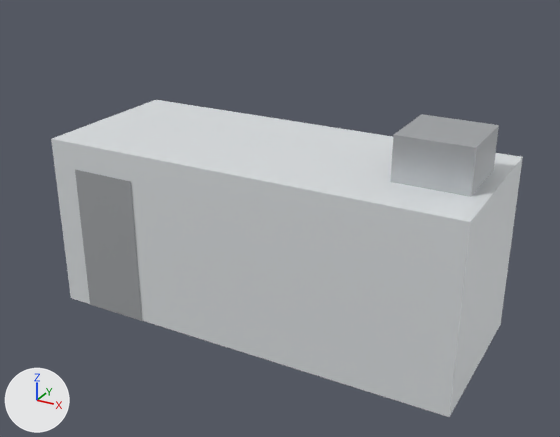
Renders of the glTF model unreal/MappingSaintDenis/Content/Import/Elements/SM_Regie.glb from each side of a commit.
One viewpoint serves both versions: a 50 mm camera at (4.93, -8.93, 5.99) aimed at (0.34, -0.59, 1.82). Lighting does not change. The marker at lower left points along +X, +Y and +Z. The picture after the commit comes second.

The first picture shows 'SM_Regie_0', 'SM_Regie_1', 'SM_Regie_3'.
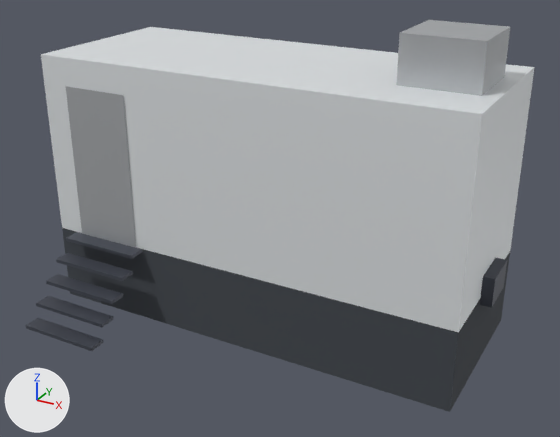
Boxes (x1, y1, x2, y2) around the edits, measured in the pictures (560 x 437 px):
'SM_Regie_18', added: after (41, 27, 535, 332)
'SM_Regie_0', recoloured, moved, rescaled (white to dark grey): before (51, 100, 523, 417); after (62, 228, 510, 412)
'SM_Regie_19', added: after (66, 86, 136, 248)
'SM_Regie_1', reshaped (not visible afterwards): before (75, 170, 142, 321)
'SM_Regie_21', added: after (396, 20, 510, 96)
'SM_Regie_17', added: after (25, 318, 103, 351)
'SM_Regie_16', added: after (36, 296, 113, 327)
'SM_Regie_15', added: after (46, 274, 123, 304)
'SM_Regie_14', added: after (56, 253, 133, 281)
'SM_Regie_23', added: after (480, 258, 507, 308)
'SM_Regie_13', added: after (66, 232, 142, 259)
part 3 of me_sm_regie_3, deleted: before (390, 114, 499, 197)

Diff of the bpy script that builds the scene:
```diff
--- a/unreal/MappingSaintDenis/Content/Import/Elements/SM_Regie.glb.py
+++ b/unreal/MappingSaintDenis/Content/Import/Elements/SM_Regie.glb.py
@@ me_sm_regie_0 @@
-me_sm_regie_0.from_pydata(...)  # 8 vertices, 12 faces; spans x -3.03..3.03, y -1.22..1.22, z 0.0..2.59
-me_sm_regie_0.materials.append(mat_m_regie)  # white #ecf0f2
+me_sm_regie_0.from_pydata(...)  # 8 vertices, 12 faces; spans x -3.03..3.03, y -1.22..1.22, z 0.08..1.2
+# me_sm_regie_0 part 1: the whole mesh is scaled about its middle by (1, 1, 0.432), then moved by (0.0, 0.0, -0.65)
+me_sm_regie_0.materials.append(mat_m_jupe)  # dark grey #40454b
@@ me_sm_regie_1 @@
-me_sm_regie_1.from_pydata(...)  # 4 vertices, 2 faces; spans x -2.63..-1.63, y -1.23, z 0.0..2.2
+me_sm_regie_1.from_pydata(...)  # 18 vertices, 32 faces; spans x -2.77..-2.69, y 0.88..0.95, z 0.0..1.2
+# me_sm_regie_1 part 2: 4 vertices removed from x -2.63..-1.63, y -1.23, z 0.0..2.2
+# other edits to the shape of me_sm_regie_1 do not show in these pictures
 me_sm_regie_1.materials.append(mat_m_inox)
@@ me_sm_regie_3 @@
-me_sm_regie_3.from_pydata(...)  # 8 vertices, 12 faces; spans x 1.83..2.83, y -0.5..0.5, z 2.59..3.19
+me_sm_regie_3.from_pydata(...)  # 18 vertices, 32 faces; spans x -1.765..-1.695, y 0.885..0.955, z 0.0..1.2
+# me_sm_regie_3 part 3: 8 vertices removed from x 1.83..2.83, y -0.5..0.5, z 2.59..3.19
+# other edits to the shape of me_sm_regie_3 do not show in these pictures
 me_sm_regie_3.materials.append(mat_m_inox)
@@ me_sm_regie_19 @@
+me_sm_regie_19.from_pydata([(-2.63, -1.23, 1.2), (-1.63, -1.23, 1.2), (-1.63, -1.23, 3.4), (-2.63, -1.23, 3.4)], [], [(0, 1, 2), (0, 2, 3)])
+me_sm_regie_19.materials.append(mat_m_inox)  # light grey #c4c7ca
@@ ob_sm_regie_23 @@
+ob_sm_regie_23 = bpy.data.objects.new('SM_Regie_23', me_sm_regie_23)  # a box spanning x 2.88..3.18, y -0.3..0.3, z 1.1..1.5; in mat_m_noir (greyish blue #4b4f5a)
+ob_sm_regie_23.location = (0.0, 0.0, 0.0)
@@ ob_sm_regie_21 @@
+ob_sm_regie_21 = bpy.data.objects.new('SM_Regie_21', me_sm_regie_21)  # a box spanning x 1.83..2.83, y -0.5..0.5, z 3.79..4.39; in mat_m_inox (light grey #c4c7ca)
+ob_sm_regie_21.location = (0.0, 0.0, 0.0)
@@ ob_sm_regie_19 @@
+ob_sm_regie_19 = bpy.data.objects.new('SM_Regie_19', me_sm_regie_19)
+ob_sm_regie_19.location = (0.0, 0.0, 0.0)
@@ ob_sm_regie_18 @@
+ob_sm_regie_18 = bpy.data.objects.new('SM_Regie_18', me_sm_regie_18)  # a box spanning x -3.03..3.03, y -1.22..1.22, z 1.2..3.79; in mat_m_regie (white #ecf0f2)
+ob_sm_regie_18.location = (0.0, 0.0, 0.0)
@@ ob_sm_regie_17 @@
+ob_sm_regie_17 = bpy.data.objects.new('SM_Regie_17', me_sm_regie_17)  # a box spanning x -2.73..-1.53, y -2.42..-2.18, z 0.19..0.24; in mat_m_noir (greyish blue #4b4f5a)
+ob_sm_regie_17.location = (0.0, 0.0, 0.0)
@@ ob_sm_regie_16 @@
+ob_sm_regie_16 = bpy.data.objects.new('SM_Regie_16', me_sm_regie_16)  # a box spanning x -2.73..-1.53, y -2.18..-1.94, z 0.43..0.48; in mat_m_noir (greyish blue #4b4f5a)
+ob_sm_regie_16.location = (0.0, 0.0, 0.0)
@@ ob_sm_regie_15 @@
+ob_sm_regie_15 = bpy.data.objects.new('SM_Regie_15', me_sm_regie_15)  # a box spanning x -2.73..-1.53, y -1.94..-1.7, z 0.67..0.72; in mat_m_noir (greyish blue #4b4f5a)
+ob_sm_regie_15.location = (0.0, 0.0, 0.0)
@@ ob_sm_regie_14 @@
+ob_sm_regie_14 = bpy.data.objects.new('SM_Regie_14', me_sm_regie_14)  # a box spanning x -2.73..-1.53, y -1.7..-1.46, z 0.91..0.96; in mat_m_noir (greyish blue #4b4f5a)
+ob_sm_regie_14.location = (0.0, 0.0, 0.0)
@@ ob_sm_regie_13 @@
+ob_sm_regie_13 = bpy.data.objects.new('SM_Regie_13', me_sm_regie_13)  # a box spanning x -2.73..-1.53, y -1.46..-1.22, z 1.15..1.2; in mat_m_noir (greyish blue #4b4f5a)
+ob_sm_regie_13.location = (0.0, 0.0, 0.0)
```
